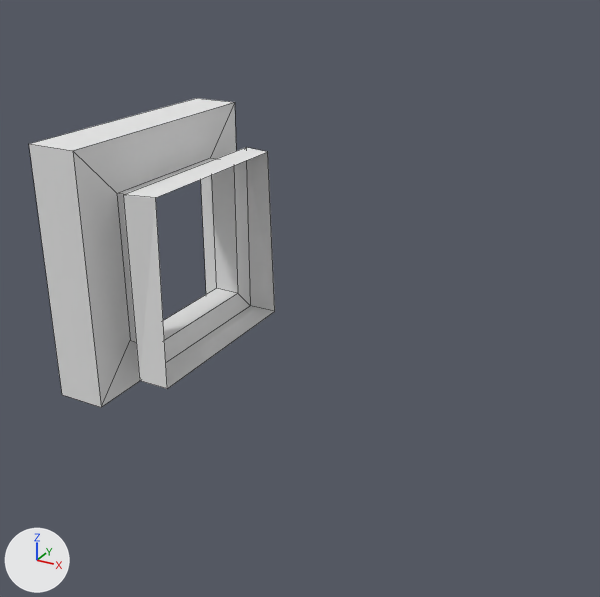
An edit to the Blender file src/main/resources/assets/mekanism/models/transmitter_contents.blend, drawn before and after from the same camera.
The view is the same before and after, from a 50 mm lens placed at (0.858, -1.581, 0.723), pointed at (0.003, -0.026, -0.054). Every picture has the same lights, and +X, +Y and +Z are marked at lower left. Mesh edges are drawn as thin lines.

The first picture shows 'westPULL_Large'.
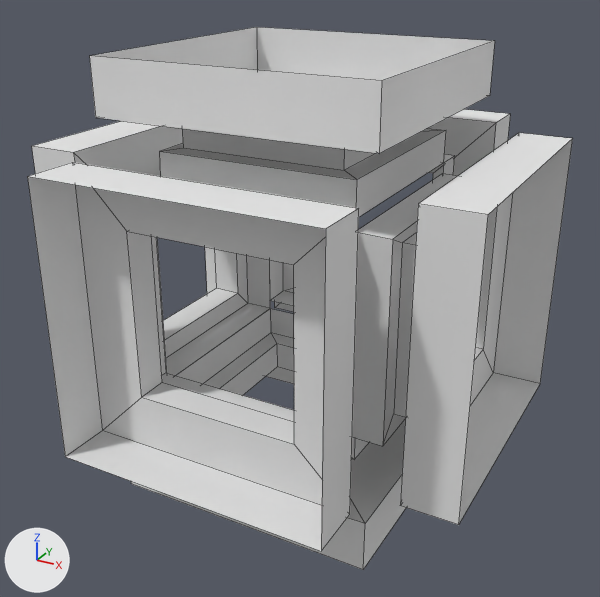
Commit message: tweaking the large pulls

Location of each change, [x1, y1, x2, y2] in pixels of the pictures (600 x 597 px; the box of a moved part takes in the faces that stretch with it):
'southPULL_Large', shown: after [27, 162, 359, 551]
'eastPULL_Large', shown: after [352, 133, 573, 525]
'upPULL_Large', shown: after [90, 27, 495, 217]
'westPULL_Large', reshaped: before [29, 98, 275, 407]; after [32, 121, 270, 376]
'downPULL_Large', shown: after [131, 309, 406, 570]
'northPULL_Large', shown: after [270, 109, 510, 312]
part 1 of me_westpull_large, moved or reshaped: before [29, 98, 275, 407]; after [27, 27, 573, 570]

The edits, one by one:
me_westpull_large has 24 vertices, 20 faces and spans x -0.312..0.312, y 0.22..0.5, z -0.312..0.313.
me_westpull_large is used by ob_westpull_large; location (-0.01, 0.0, 0.0); rotation (0.0, 0.0, 14.14), in degrees (0, 0, 90); scale (0.99, 0.99, 0.99).
Part 1, on me_westpull_large:
Vertex 0 of me_westpull_large moves from (-0.25, 0.22, -0.25) at pixel (167, 388) to (-0.237, 0.227, -0.237).
Vertex 1 of me_westpull_large moves from (-0.312, 0.5, -0.312) at pixel (62, 394) to (-0.31, 0.495, -0.31).
Vertex 2 of me_westpull_large moves from (0.312, 0.5, -0.312) to (0.31, 0.495, -0.31).
Vertex 3 of me_westpull_large moves from (0.25, 0.22, -0.25) at pixel (274, 311) to (0.237, 0.227, -0.237) at pixel (270, 308).
Vertex 4 of me_westpull_large moves from (-0.235, 0.226, 0.21) at pixel (155, 197) to (-0.237, 0.227, 0.213).
Vertex 5 of me_westpull_large moves from (-0.312, 0.5, 0.313) at pixel (28, 143) to (-0.31, 0.495, 0.308) at pixel (31, 145).
Vertex 6 of me_westpull_large moves from (0.312, 0.5, 0.313) at pixel (196, 98) to (0.31, 0.495, 0.308).
Vertex 7 of me_westpull_large moves from (0.235, 0.226, 0.21) at pixel (267, 151) to (0.237, 0.227, 0.213).
Vertex 8 of me_westpull_large moves from (-0.25, 0.302, 0.21) at pixel (123, 194) to (-0.237, 0.302, 0.21).
Vertex 9 of me_westpull_large moves from (-0.312, 0.375, 0.313) at pixel (72, 150) to (-0.31, 0.375, 0.308) at pixel (73, 152).
Vertex 10 of me_westpull_large moves from (-0.312, 0.375, -0.312) at pixel (101, 407) to (-0.31, 0.375, -0.31).
Vertex 11 of me_westpull_large moves from (-0.25, 0.302, -0.25) at pixel (139, 380) to (-0.237, 0.302, -0.237).
Vertex 12 of me_westpull_large moves from (0.312, 0.375, 0.313) at pixel (234, 102) to (0.31, 0.375, 0.308).
Vertex 13 of me_westpull_large moves from (0.25, 0.302, 0.21) at pixel (246, 147) to (0.237, 0.302, 0.21).
Vertex 14 of me_westpull_large moves from (0.25, 0.302, -0.25) at pixel (250, 305) to (0.237, 0.302, -0.237) at pixel (247, 303).
Vertex 15 of me_westpull_large moves from (0.312, 0.375, -0.312) to (0.31, 0.375, -0.31).
Object 'northPULL_Large' (ob_northpull_large) now shows me_westpull_large instead of me_northpull_large.
Object 'northPULL_Large' (ob_northpull_large) is rescaled from (0.99, 0.99, 0.99) to (1.0, 1.0, 1.0).
Object 'northPULL_Large' (ob_northpull_large) is now shown.
Object 'southPULL_Large' (ob_southpull_large) now shows me_westpull_large instead of me_southpull_large.
Object 'southPULL_Large' (ob_southpull_large) is rescaled from (0.99, 0.99, 0.99) to (1.0, 1.0, 1.0).
Object 'southPULL_Large' (ob_southpull_large) is now shown.
Object 'eastPULL_Large' (ob_eastpull_large) now shows me_westpull_large instead of me_eastpull_large.
Object 'eastPULL_Large' (ob_eastpull_large) is rescaled from (0.99, 0.99, 0.99) to (1.0, 1.0, 1.0).
Object 'eastPULL_Large' (ob_eastpull_large) is now shown.
Object 'downPULL_Large' (ob_downpull_large) now shows me_westpull_large instead of me_downpull_large.
Object 'downPULL_Large' (ob_downpull_large) is rescaled from (0.99, 0.99, 0.99) to (1.0, 1.0, 1.0).
Object 'downPULL_Large' (ob_downpull_large) is now shown.
Object 'upPULL_Large' (ob_uppull_large) now shows me_westpull_large instead of me_uppull_large.
Object 'upPULL_Large' (ob_uppull_large) is rescaled from (0.99, 0.99, 0.99) to (1.0, 1.0, 1.0).
Object 'upPULL_Large' (ob_uppull_large) is now shown.
